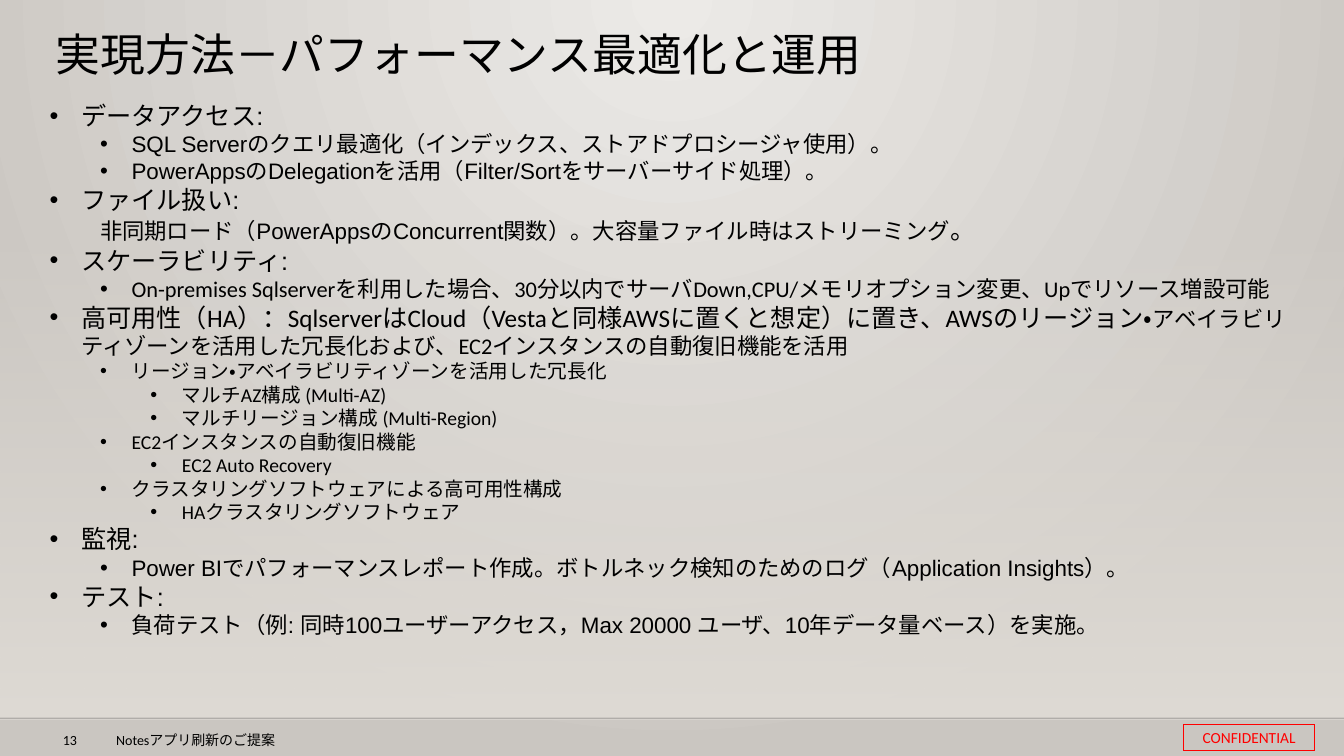
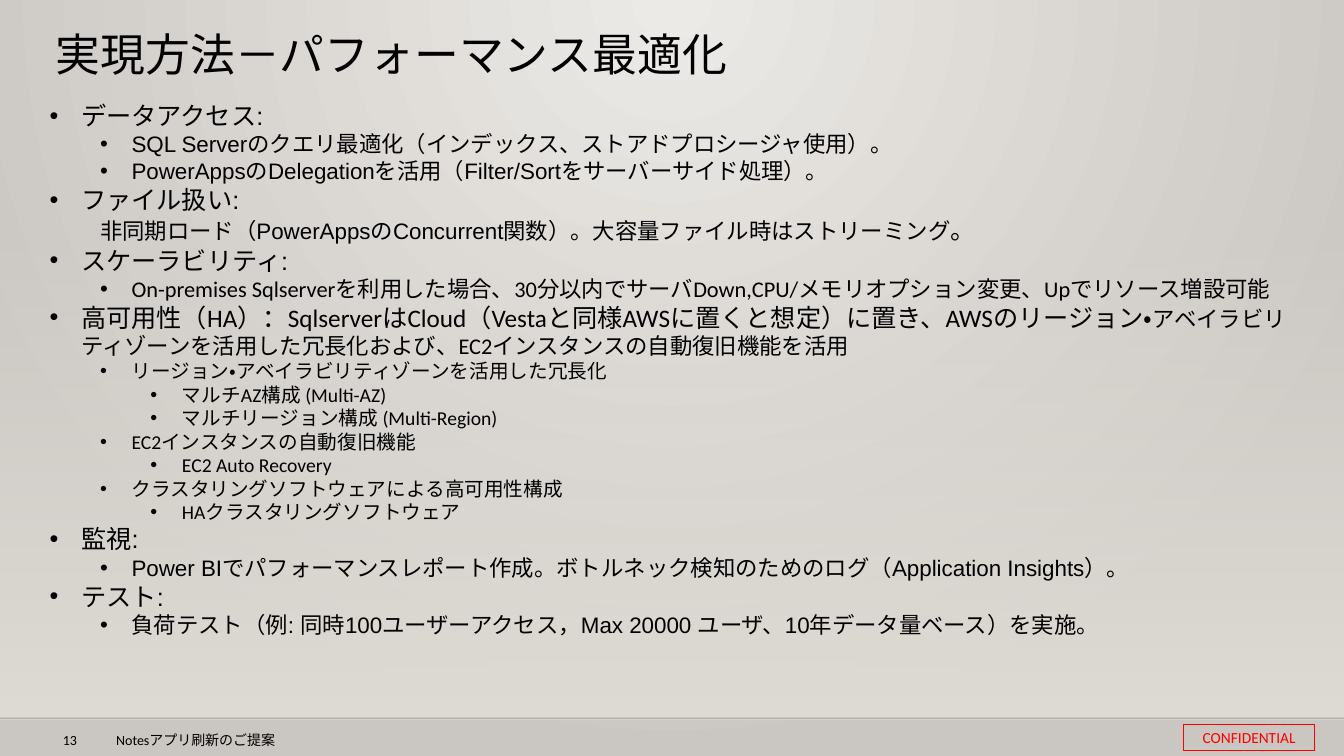
Before and after one commit to 0494938/Notes--CMS-Online, a slide deck: slide 13 of Notesアプリ刷新プロジェクト提案見積もり.pptx. Drawn at 1344x756 pixels with LibreOffice and Linux fonts; fonts in the diff are those of the drawing; background and template pictures are left out. Boxes give left, top, right and bottom in pixels: in the first picture for what was removed or moved away, otherwise in the second. Text is boxed around its words. In the diff, an @@ line names an element or a change of style, - is before the commit and + after.

Commit message:
9/19.

```diff
--- a/Notesアプリ刷新プロジェクト提案見積もり.pptx
+++ b/Notesアプリ刷新プロジェクト提案見積もり.pptx
@@ title at bbox=[56, 33, 727, 75]: text changed @@
-実現方法－パフォーマンス最適化と運用
+実現方法－パフォーマンス最適化
```
Also in this commit, not shown: 5 other slides changed.
